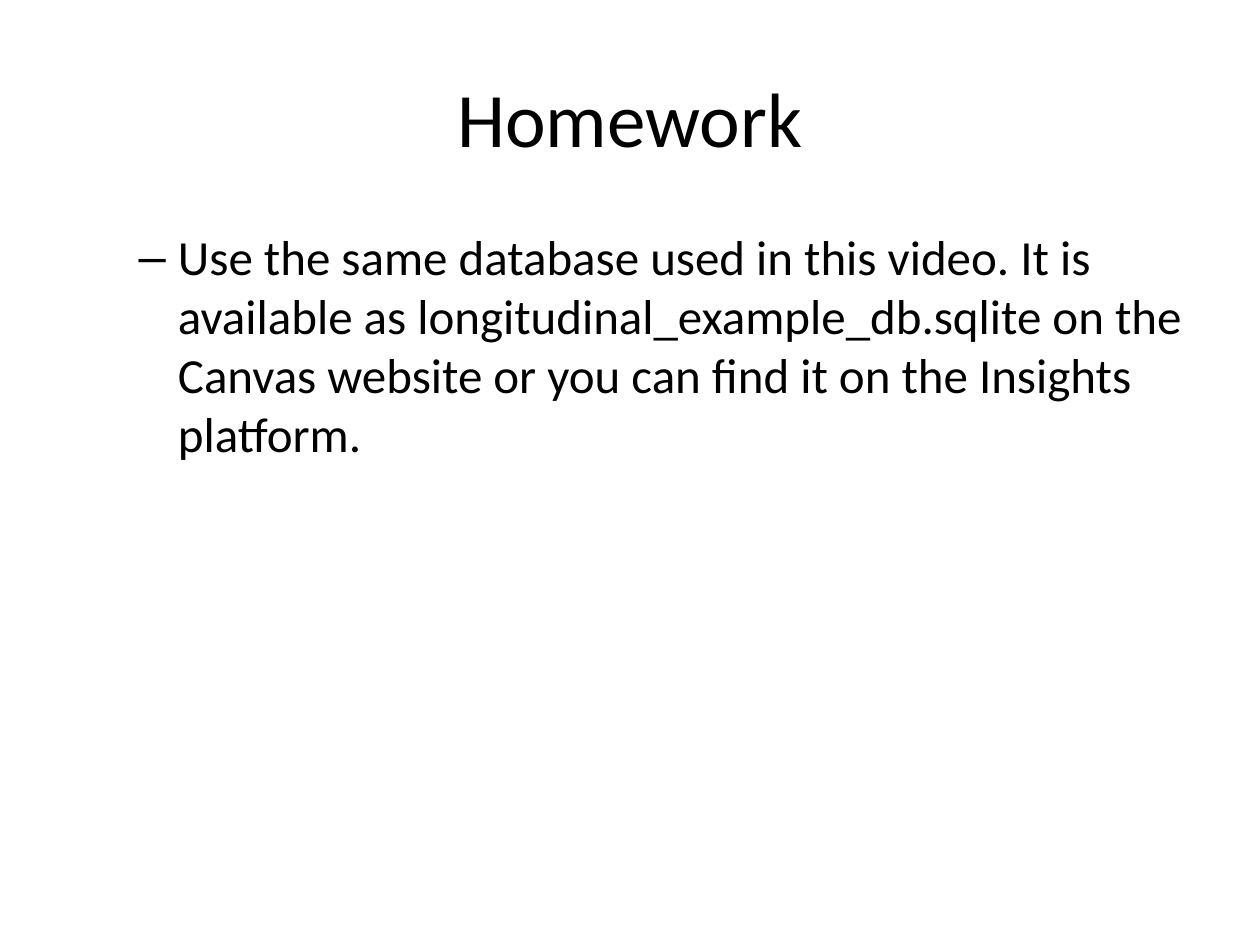
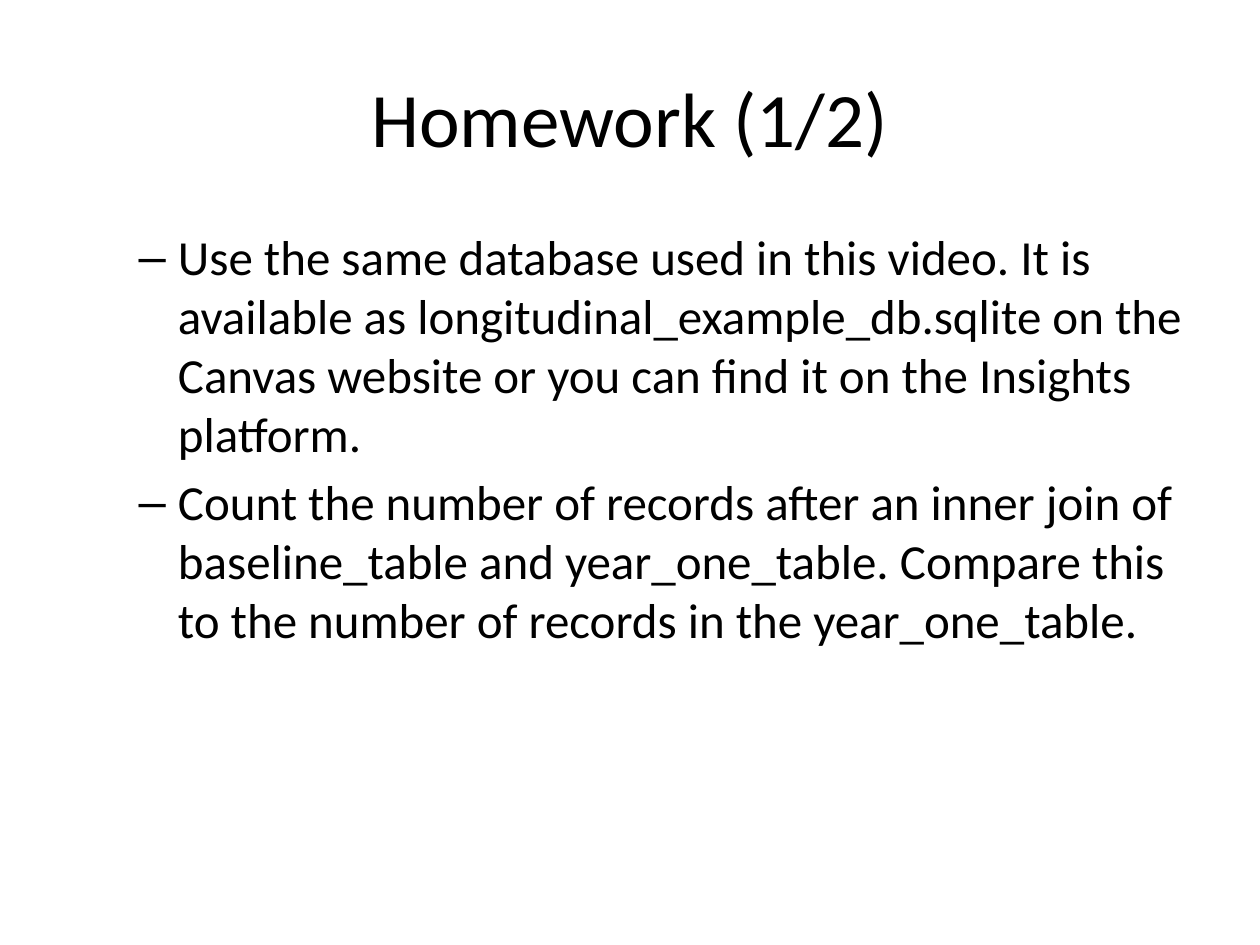
Before and after one commit to pmean/introduction-to-sql, a slide deck: slide 20 of src/counting-mismatches.pptx (slide 18 before the commit). Drawn at 1260x945 pixels with LibreOffice and Linux fonts; fonts in the diff are those of the drawing. Boxes give left, top, right and bottom in pixels: in the first picture for what was removed or moved away, otherwise in the second. Text is boxed around its words. In the diff, an @@ line names an element or a change of style, - is before the commit and + after.

```diff
--- a/src/counting-mismatches.pptx
+++ b/src/counting-mismatches.pptx
@@ title at [371, 91, 887, 158]: text changed @@
-Homework
+Homework (1/2)
@@ text at [178, 486, 1172, 646]: paragraph added @@
+  – Count the number of records after an inner join of baseline_table and year_one_table. Compare this to the number of records in the year_one_table.
```
Also in this commit, not shown: 4 slides added, 1 slide removed, 1 other file.
